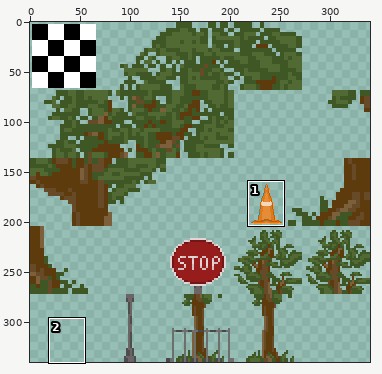
File history of a sprite sheet, tilesets/TS_Trees/output_tileset.png. The first picture is a wide view before the edit; the outline marks the close-up.
Close-up. First the earlier version:
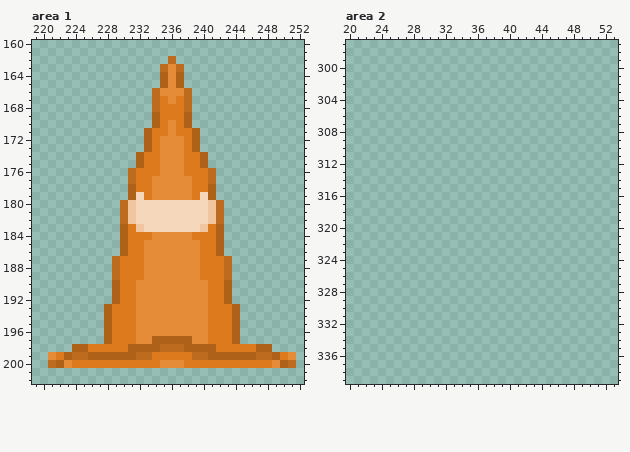
The file is 340x340 pixels. Shown: area 1: x 219..252, y 160..202; area 2: x 20..53, y 297..339. The commit also changed other parts of the picture, which this record leaves out.
After:
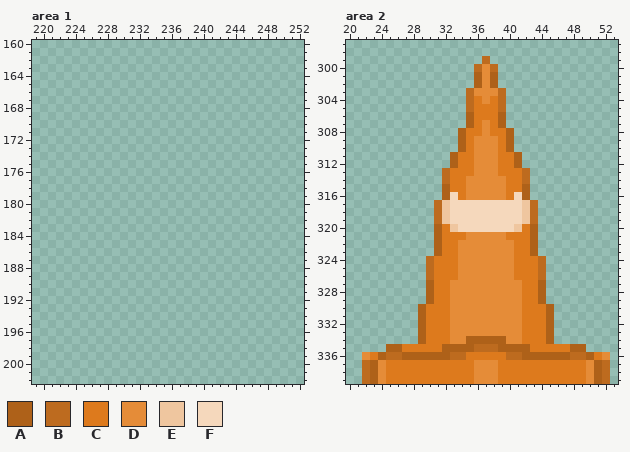
Palette (. is transparent): A #ae6119  B #bd6b1f  C #dd7a1d  D #e58c38  E #efc69f  F #f5d8bc
What changed:
Changed rows in their new state; - is an unchanged pixel.
Area 1:
first column x 221:
162 ---------------.---------------
163 --------------...--------------
164 --------------...--------------
165 --------------...--------------
166 -------------.....-------------
167 -------------.....-------------
168 -------------.....-------------
169 -------------.....-------------
170 -------------.....-------------
171 ------------.......------------
172 ------------.......------------
173 ------------.......------------
174 -----------.........-----------
175 -----------.........-----------
176 ----------...........----------
177 ----------...........----------
178 ----------...........----------
179 ----------...........----------
180 ---------.............---------
181 ---------.............---------
182 ---------.............---------
183 ---------.............---------
184 ---------.............---------
185 ---------.............---------
186 ---------.............---------
187 --------...............--------
188 --------...............--------
189 --------...............--------
190 --------...............--------
191 --------...............--------
192 --------...............--------
193 -------.................-------
194 -------.................-------
195 -------.................-------
196 -------.................-------
197 -------.................-------
198 ---.........................---
199 ...............................
200 ...............................
Area 2:
first column x 22:
299 ---------------B---------------
300 --------------BDB--------------
301 --------------ADA--------------
302 --------------ADA--------------
303 -------------BDDDB-------------
304 -------------BCDCB-------------
305 -------------BCCCB-------------
306 -------------ACCCA-------------
307 -------------ACDCA-------------
308 ------------ACCDCCA------------
309 ------------ACDDDCA------------
310 ------------ACDDDCA------------
311 -----------ACCDDDCCA-----------
312 -----------ACCDDDCCA-----------
313 ----------BCCCDDDCCCB----------
314 ----------BCCDDDDDCCB----------
315 ----------ACCDDDDDCCA----------
316 ----------AFCDDDDDCFA----------
317 ---------BEFFFFFFFFFEB---------
318 ---------BEFFFFFFFFFEB---------
319 ---------BEFFFFFFFFFEB---------
320 ---------ACEFFFFFFFECA---------
321 ---------ACCCDDDDDCCCA---------
322 ---------ACCDDDDDDDCCA---------
323 ---------ACCDDDDDDDCCA---------
324 --------BCCCDDDDDDDCCCB--------
325 --------BCCCDDDDDDDCCCB--------
326 --------BCCCDDDDDDDCCCB--------
327 --------ACCDDDDDDDDDCCA--------
328 --------ACCDDDDDDDDDCCA--------
329 --------ACCDDDDDDDDDCCA--------
330 -------ACCCDDDDDDDDDCCCA-------
331 -------ACCCDDDDDDDDDCCCA-------
332 -------ACCCDDDDDDDDDCCCA-------
333 -------ACCCDDDDDDDDDCCCA-------
334 -------ACCCDDAAAAADDCCCA-------
335 ---AACCCCCAAAABBBAAAACCCCCAA---
336 DCABBAAAAAABBCCCCCBBAAAAAABBACD
337 BADCCCCCCCCCCCDDDCCCCCCCCCCCDAB
338 BADCCCCCCCCCCCDDDCCCCCCCCCCCDAB
339 BADCCCCCCCCCCCDDDCCCCCCCCCCCDAB
